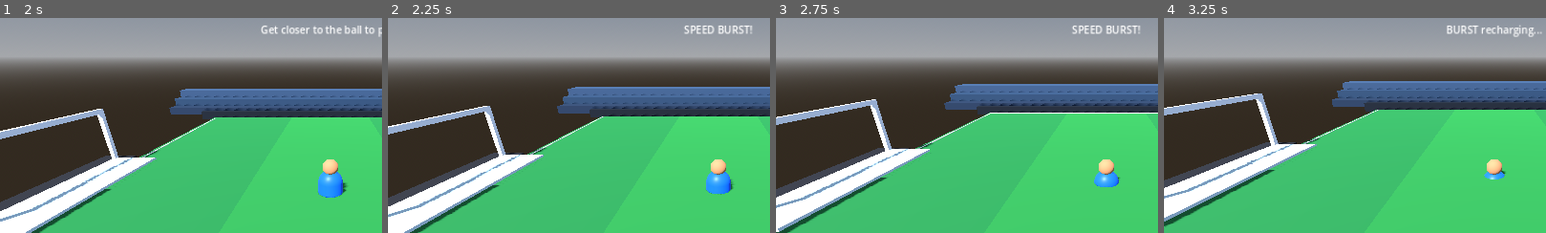
Above: before the commit, frames 1-4 (left to right).
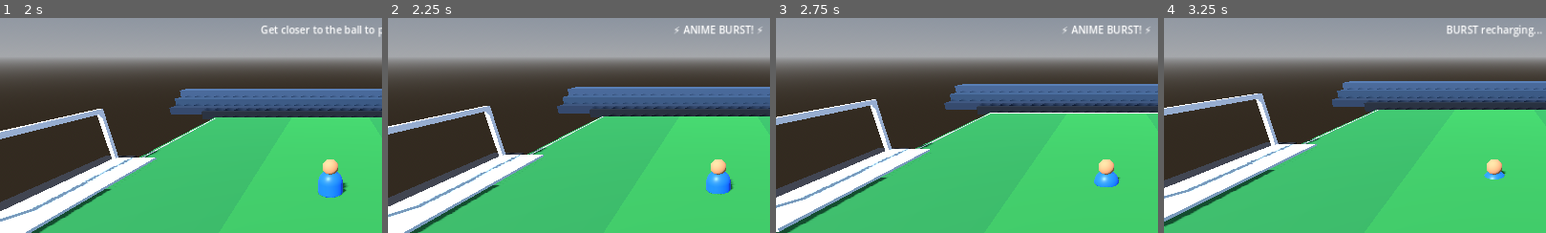
Above: after the commit, the same moments.

Repository: stalinvismay2020-del/KAIRO-
Game: Godot game, scene res://Main.tscn
The game is run twice, just before and just after one commit, with the same random seed, the same clock (stepped at 60 frames per second) and the same inputs.
Inputs:
- Up to frame 1 (2 s): click "SHOOT" at 0.5 s; click "PASS" at 1.25 s
- Up to frame 2 (2.25 s): click "BURST" at 2 s
- Up to frame 3 (2.75 s): no input
- Up to frame 4 (3.25 s): click "5s" at 2.75 s
The pictures show only the part of the screen within x 7-57%, y 12-62%; the shares and areas given below are measured in that part.

Frame 1 is identical in both runs. In frame 2, 0.4% of the frame differs, in the area x 75-98%, y 3-8%; in frame 3, 0.4%; in frame 4, nothing differs.

Commit message:
Add lightweight anime-style skill and goal effects

Diff:
--- a/Main.gd
+++ b/Main.gd
@@ -32,6 +32,11 @@
 var camera_rig: Node3D
 var camera: Camera3D
 var rng := RandomNumberGenerator.new()
+var player_visual: MeshInstance3D
+var goal_flash: ColorRect
+var goal_flash_time := 0.0
+var burst_fx_timer := 0.0
+var run_phase := 0.0
 
 func _ready() -> void:
 	rng.randomize()
@@ -55,6 +60,21 @@
 		burst_time = maxf(0.0, burst_time - delta)
 	if burst_cooldown > 0.0:
 		burst_cooldown = maxf(0.0, burst_cooldown - delta)
+	if player_visual and player:
+		var moving := Vector2(player.velocity.x, player.velocity.z).length() > 0.5
+		run_phase += delta * (12.0 if moving else 3.0)
+		player_visual.position.y = 0.95 + (absf(sin(run_phase)) * 0.10 if moving else 0.0)
+		player_visual.rotation.z = sin(run_phase * 0.5) * 0.06 if moving else lerpf(player_visual.rotation.z, 0.0, delta * 5.0)
+	if burst_time > 0.0 and player:
+		burst_fx_timer -= delta
+		if burst_fx_timer <= 0.0:
+			burst_fx_timer = 0.12
+			_spawn_skill_burst(player.global_position + Vector3(0, 0.12, 0), Color(0.15, 0.75, 1.0))
+	if goal_flash_time > 0.0 and goal_flash:
+		goal_flash_time = maxf(0.0, goal_flash_time - delta)
+		var flash_color := goal_flash.color
+		flash_color.a = clampf(goal_flash_time * 1.8, 0.0, 0.28)
+		goal_flash.color = flash_color
 	if camera_rig and player:
 		var target := player.global_position
 		camera_rig.global_position = camera_rig.global_position.lerp(target, minf(1.0, delta * 5.0))
@@ -156,6 +176,8 @@
 	mesh.position.y = 0.95
 	mesh.material_override = _material(Color(0.08, 0.36, 0.95) if team_home else Color(0.92, 0.15, 0.12), 0.45)
 	body.add_child(mesh)
+	if is_user:
+		player_visual = mesh
 	var head := MeshInstance3D.new()
 	var sphere := SphereMesh.new()
 	sphere.radius = 0.27
@@ -293,6 +315,12 @@
 	restart.position = Vector2(-65, 0)
 	restart.size = Vector2(130, 44)
 	restart.pressed.connect(_restart)
+	goal_flash = ColorRect.new()
+	goal_flash.anchor_right = 1.0
+	goal_flash.anchor_bottom = 1.0
+	goal_flash.color = Color(0.1, 0.9, 1.0, 0.0)
+	goal_flash.mouse_filter = Control.MOUSE_FILTER_IGNORE
+	layer.add_child(goal_flash)
 
 func _panel_style(bg: Color, border_color: Color) -> StyleBoxFlat:
 	var style := StyleBoxFlat.new()
@@ -421,7 +449,8 @@
 		return
 	var dir := Vector3(1, 0.15, 0) + Vector3(0, 0, -player.global_position.z * 0.02)
 	ball.apply_central_impulse(dir.normalized() * 13.0)
-	ui_hint.text = "POWER SHOT!"
+	_spawn_skill_burst(ball.global_position, Color(1.0, 0.25, 0.12))
+	ui_hint.text = "⚡ POWER SHOT! ⚡"
 
 func _pass_ball() -> void:
 	if not match_active or not _near_ball():
@@ -431,7 +460,8 @@
 	var dir := (target - ball.global_position).normalized()
 	dir.y = 0.05
 	ball.apply_central_impulse(dir.normalized() * 7.5)
-	ui_hint.text = "PASS!"
+	_spawn_skill_burst(ball.global_position, Color(0.15, 0.65, 1.0))
+	ui_hint.text = "◆ PERFECT PASS ◆"
 
 func _burst() -> void:
 	if burst_cooldown > 0.0:
@@ -439,7 +469,9 @@
 		return
 	burst_time = 1.6
 	burst_cooldown = 5.0
-	ui_hint.text = "SPEED BURST!"
+	burst_fx_timer = 0.0
+	_spawn_skill_burst(player.global_position, Color(0.15, 0.75, 1.0))
+	ui_hint.text = "⚡ ANIME BURST! ⚡"
 
 func _check_goals() -> void:
 	if ball.global_position.x > FIELD_LENGTH / 2.0 + 0.5 and absf(ball.global_position.z) < 3.1:
@@ -458,6 +490,11 @@
 
 func _reset_kickoff(message: String) -> void:
 	ui_hint.text = message
+	if goal_flash:
+		goal_flash.color = Color(0.12, 0.95, 1.0, 0.28) if message.contains("GOAL") or message.contains("SCORES") else Color(0.1, 0.9, 1.0, 0.0)
+		goal_flash_time = 0.35 if message.contains("GOAL") or message.contains("SCORES") else 0.0
+	if message.contains("GOAL") or message.contains("SCORES"):
+		_spawn_skill_burst(Vector3(FIELD_LENGTH / 2.0 if message.contains("BLUE") else -FIELD_LENGTH / 2.0, 0.2, 0), Color(1.0, 0.85, 0.2))
 	_reset_ball()
 	player.global_position = Vector3(-12,0,0)
 	var starts_home := [Vector3(-7,0,-7), Vector3(-1,0,7), Vector3(-9,0,1)]
@@ -485,3 +522,28 @@
 	ui_timer.text = "   %02d:%02d" % [total / 60, total % 60]
 	if burst_button:
 		burst_button.text = "BURST" if burst_cooldown <= 0.0 else str(int(ceil(burst_cooldown))) + "s"
+
+
+func _spawn_skill_burst(at: Vector3, tint: Color) -> void:
+	# Lightweight procedural anime impact ring: no external art assets required.
+	var fx := MeshInstance3D.new()
+	var ring := TorusMesh.new()
+	ring.inner_radius = 0.42
+	ring.outer_radius = 0.58
+	fx.mesh = ring
+	fx.global_position = at
+	fx.scale = Vector3.ONE * 0.22
+	var mat := StandardMaterial3D.new()
+	mat.albedo_color = Color(tint.r, tint.g, tint.b, 0.82)
+	mat.transparency = BaseMaterial3D.TRANSPARENCY_ALPHA
+	mat.shading_mode = BaseMaterial3D.SHADING_MODE_UNSHADED
+	mat.emission_enabled = true
+	mat.emission = tint
+	mat.emission_energy_multiplier = 1.8
+	fx.material_override = mat
+	add_child(fx)
+	var tween := create_tween().set_parallel(true)
+	tween.tween_property(fx, "scale", Vector3.ONE * 2.8, 0.42).set_trans(Tween.TRANS_CUBIC).set_ease(Tween.EASE_OUT)
+	tween.tween_property(mat, "albedo_color", Color(tint.r, tint.g, tint.b, 0.0), 0.42)
+	tween.tween_property(fx, "position:y", at.y + 0.65, 0.42).set_trans(Tween.TRANS_CUBIC).set_ease(Tween.EASE_OUT)
+	tween.chain().tween_callback(fx.queue_free)
